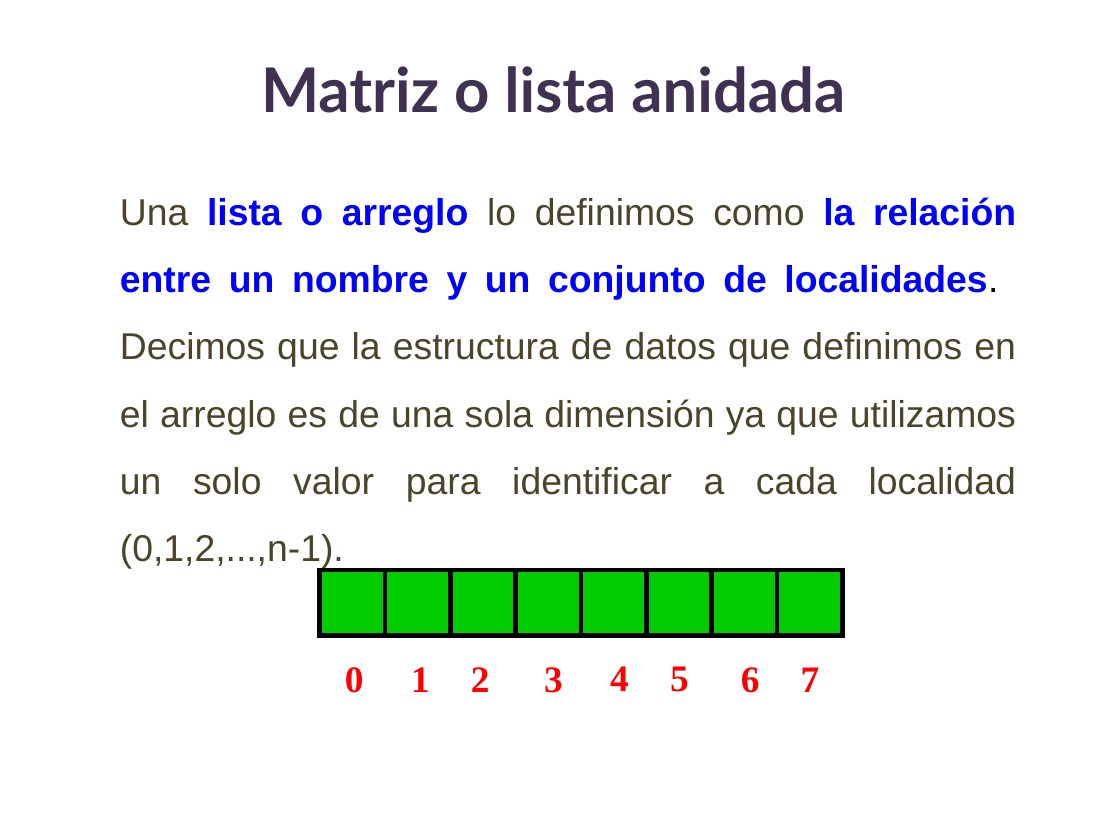
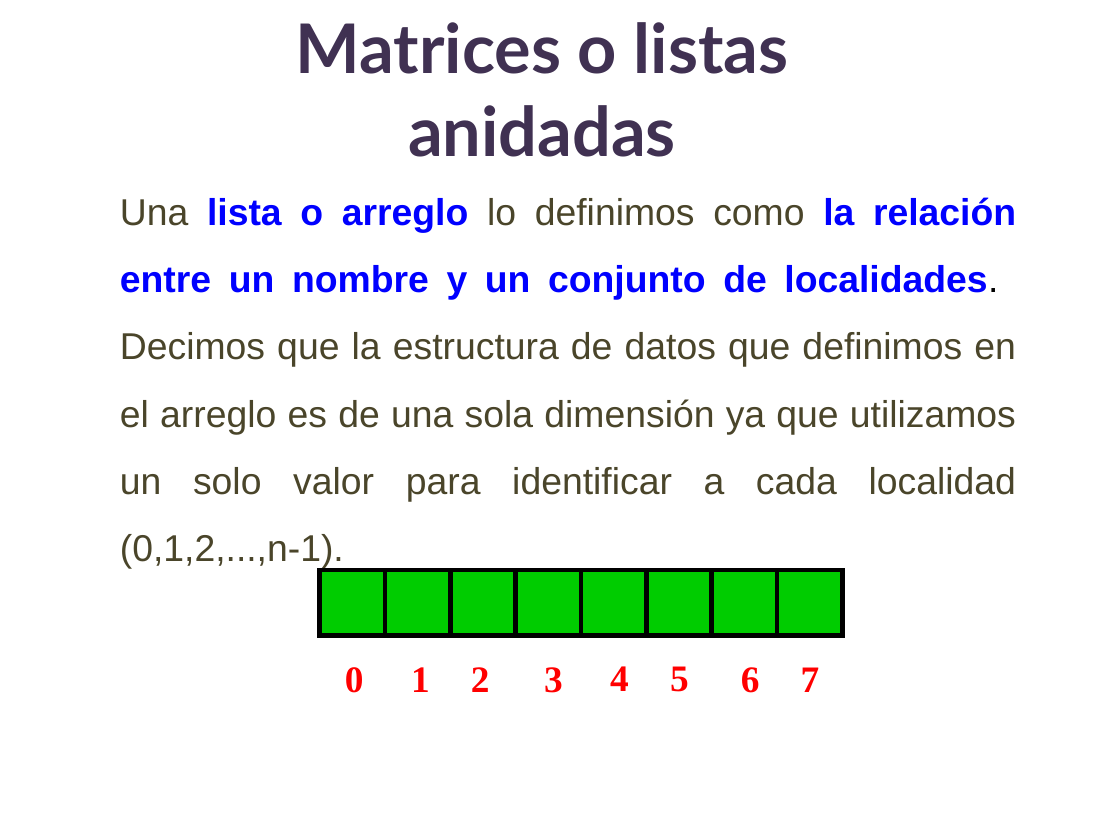
Before and after one commit to lizetheP/PensamientoC, a slide deck: slide 2 of calendario/documentos/8_Matrices.pptx. Drawn at 1120x840 pixels with LibreOffice and Linux fonts; fonts in the diff are those of the drawing. Boxes give left, top, right and bottom in pixels: in the first picture for what was removed or moved away, otherwise in the second. Text is boxed around its words. In the diff, an @@ line names an element or a change of style, - is before the commit and + after.

```diff
--- a/calendario/documentos/8_Matrices.pptx
+++ b/calendario/documentos/8_Matrices.pptx
@@ title at (296, 22, 789, 157): text changed; size 39.6 to 44 pt @@
-Matriz o lista anidada
+Matrices o listas anidadas
```
Also in this commit, not shown: 7 other slides changed, 10 other files.
